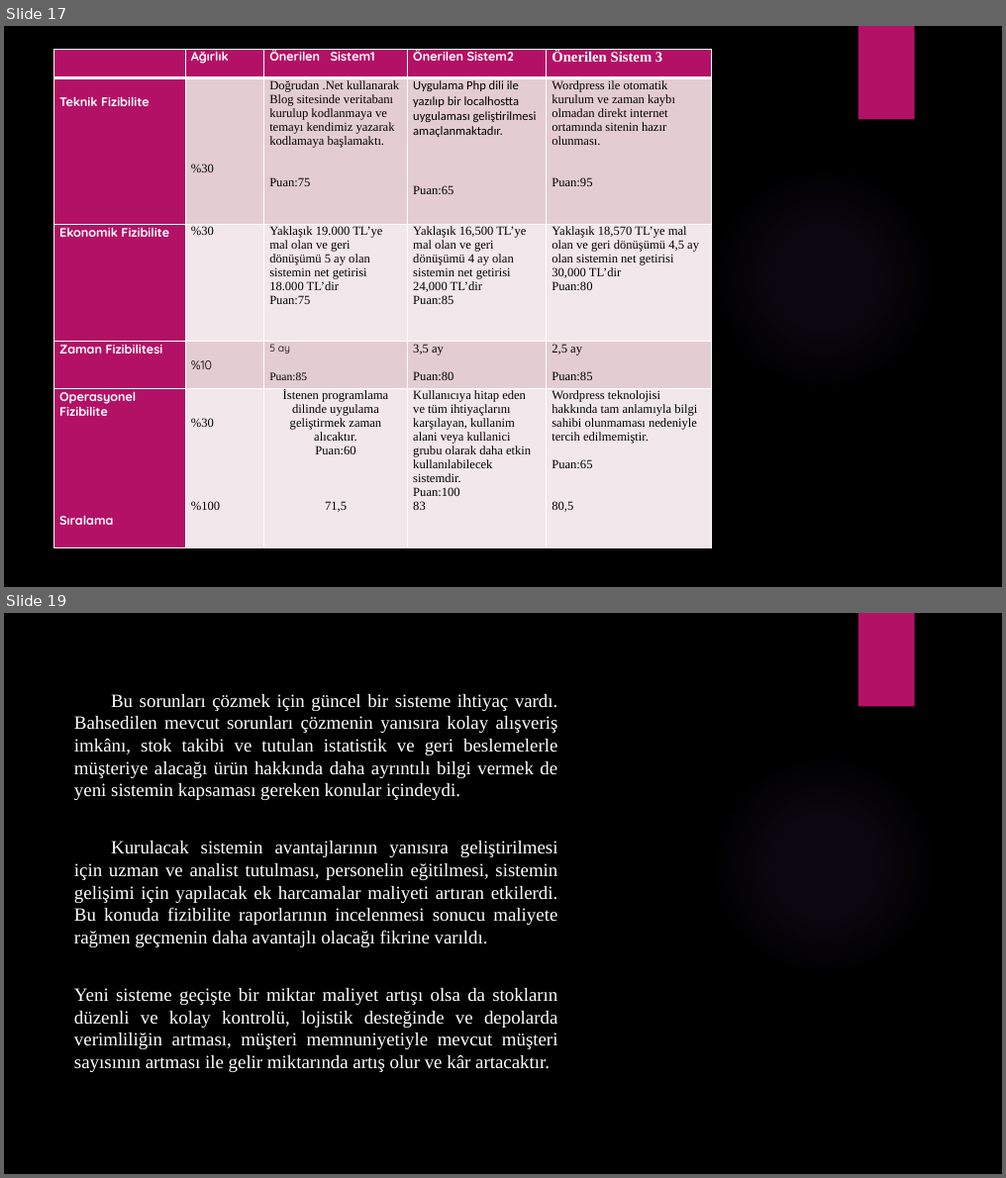
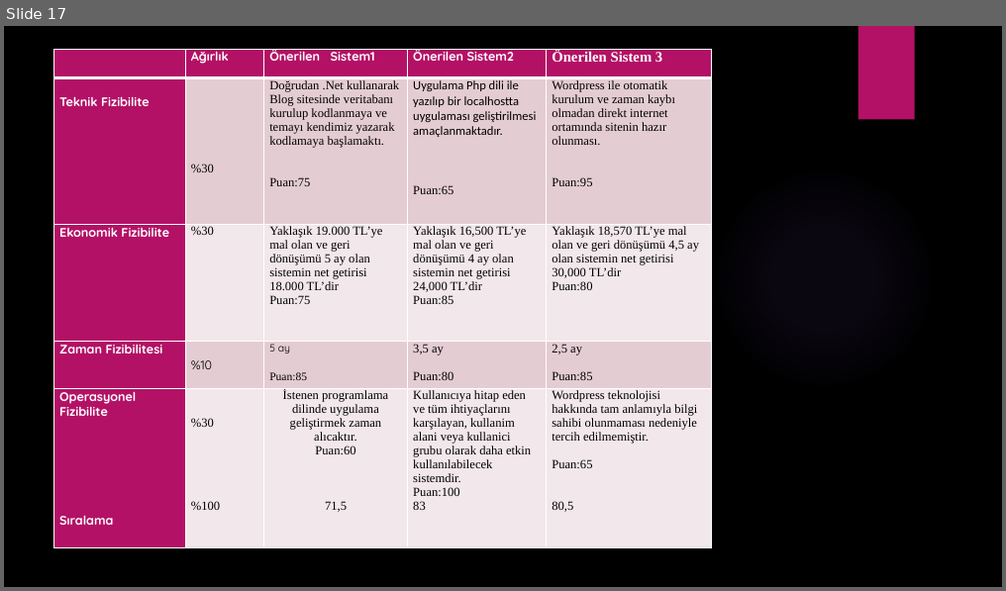
Before and after one commit to ekaraman89/Sistem-Analiz-ve-Tasar-m-, a slide deck: Sistem Analizi ve Tasarımı 1. Sunum.pptx. Shown one above the other, each under a label of ours: slides 17 and 19 before the commit, slide 17 after it; the slides between them are not shown. The pictures are 1006x1178 and 1006x591 pixels, drawn with LibreOffice and Linux fonts; fonts in the diff are those of the drawing; background and template pictures are left out. Boxes give left, top, right and bottom in pixels: in the first picture for what was removed or moved away, otherwise in the second. Text is boxed around its words. In the diff, an @@ line names an element or a change of style, - is before the commit and + after.

```diff
--- a/Sistem Analizi ve Tasarımı 1. Sunum.pptx
+++ b/Sistem Analizi ve Tasarımı 1. Sunum.pptx
@@ slide 19 removed at [4,613,1002,1174], background picture (left out); not listed: 2 template elements that a slide beside it also shows @@
@@ text removed at [74,694,558,1072] @@
-Bu sorunları çözmek için güncel bir sisteme ihtiyaç vardı. Bahsedilen mevcut sorunları çözmenin yanısıra kolay alışveriş imkânı, stok takibi ve tutulan istatistik ve geri beslemelerle müşteriye alacağı ürün hakkında daha ayrıntılı bilgi vermek de yeni sistemin kapsaması gereken konular içindeydi.
-Kurulacak sistemin avantajlarının yanısıra geliştirilmesi için uzman ve analist tutulması, personelin eğitilmesi, sistemin gelişimi için yapılacak ek harcamalar maliyeti artıran etkilerdi. Bu konuda fizibilite raporlarının incelenmesi sonucu maliyete rağmen geçmenin daha avantajlı olacağı fikrine varıldı.
-Yeni sisteme geçişte bir miktar maliyet artışı olsa da stokların düzenli ve kolay kontrolü, lojistik desteğinde ve depolarda verimliliğin artması, müşteri memnuniyetiyle mevcut müşteri sayısının artması ile gelir miktarında artış olur ve kâr artacaktır.
```
Also in this commit, not shown: 2 slides added, 1 other slide removed.
